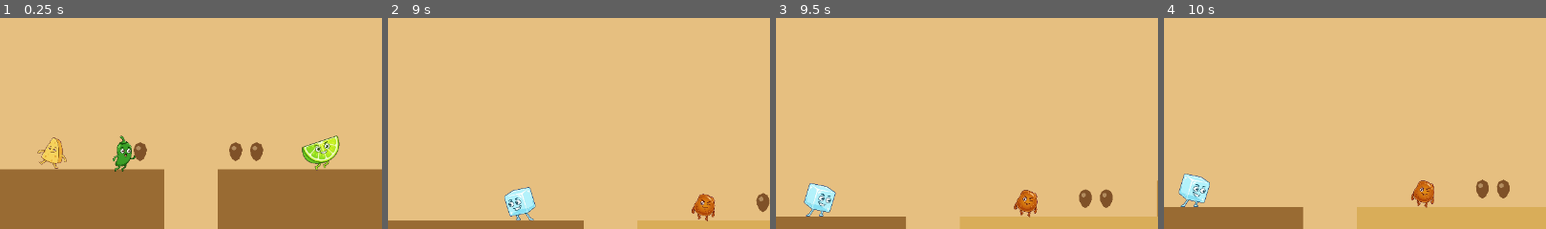
Above: before the commit, frames 1-4 (left to right).
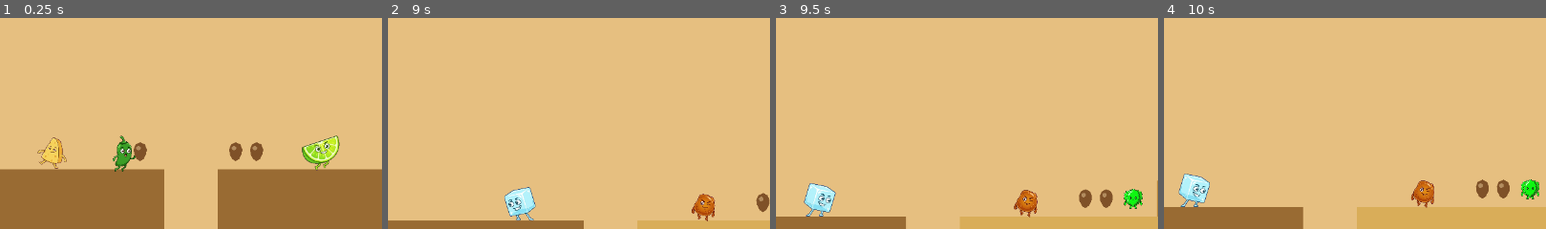
Above: after the commit, the same moments.

Repository: polkfarody/cornchipday
Game: Godot game, scene res://scenes/Level7.tscn
Two runs of this game, one before a commit and one after it. Both use one fixed random seed, a clock stepped at 60 frames per second and the inputs below. This scene is started directly instead of the project's main scene.
Inputs:
- Up to frame 1 (0.25 s): no input
- Up to frame 2 (9 s): tap Enter (ui_accept) at 0.5, 0.77, 1.52, 3.02, 3.77, 4.52, 6.02, 6.77, 7.52 s; hold Right (ui_right) 0.53-2.03 s; hold Left (ui_left) 2.03-2.78 s; hold Right (ui_right) 2.78-4.28 s; hold Left (ui_left) 4.28-5.03 s; hold Right (ui_right) 5.03-5.78 s; hold Left (ui_left) 5.78-7.28 s; hold Right (ui_right) from 7.28 s (still down)
- Up to frame 3 (9.5 s): keep holding Right (ui_right); tap Enter (ui_accept) at 9.02 s
- Up to frame 4 (10 s): release Right (ui_right) at 9.53 s; hold Left (ui_left) from 9.53 s (still down); tap Enter (ui_accept) at 9.77 s
The pictures show only the part of the screen within x 50-100%, y 50-100%; the shares and areas given below are measured in that part.

Frames 1-2 are identical in both runs. In frame 3, 0.4% of the frame differs, in the area x 91-96%, y 80-91%; in frame 4, 0.4%.

Commit message:
Rework Wrap finale into a carry-one-at-a-time delivery ritual

Diff:
--- a/scenes/Level7.tscn
+++ b/scenes/Level7.tscn
@@ -157,25 +157,31 @@
 position = Vector2(1635, 330)
 
 [node name="LettuceDelivery" parent="." groups=["wrap_delivery"] instance=ExtResource("10_lettuce")]
-position = Vector2(1850, 330)
+position = Vector2(1680, 330)
+carry_to_wrap = true
 
 [node name="CheeseDelivery" parent="." groups=["wrap_delivery"] instance=ExtResource("11_cheese_ing")]
-position = Vector2(1920, 330)
+position = Vector2(1820, 330)
+carry_to_wrap = true
 
 [node name="GuacDelivery" parent="." groups=["wrap_delivery"] instance=ExtResource("12_guac_ing")]
-position = Vector2(1990, 330)
+position = Vector2(1960, 330)
+carry_to_wrap = true
 
 [node name="WrapBoss" parent="." instance=ExtResource("2_wrap")]
 position = Vector2(2050, 330)
 
 [node name="TomatoDelivery" parent="." groups=["wrap_delivery"] instance=ExtResource("13_tomato_ing")]
-position = Vector2(2110, 330)
+position = Vector2(2140, 330)
+carry_to_wrap = true
 
 [node name="SourCreamDelivery" parent="." groups=["wrap_delivery"] instance=ExtResource("14_sourcream_ing")]
-position = Vector2(2180, 330)
+position = Vector2(2320, 330)
+carry_to_wrap = true
 
 [node name="CrunchyShellDelivery" parent="." groups=["wrap_delivery"] instance=ExtResource("15_crunchyshell_ing")]
-position = Vector2(2250, 330)
+position = Vector2(2500, 330)
+carry_to_wrap = true
 
 [node name="BonusPlatform1" type="StaticBody2D" parent="."]
 position = Vector2(1750, 330)
--- a/scripts/ingredient.gd
+++ b/scripts/ingredient.gd
@@ -7,15 +7,40 @@
 # lettuce, are the main token; lettuce stays an ingredient only).
 signal collected
 
+# Level 7 finale delivery ritual (Phase 4, confirmed 2026-07-20): set true
+# only on Level7.tscn's 6 wrap_delivery instances. Instead of instantly
+# collecting on touch, the item is picked up and follows the player
+# (player.gd's start_carrying()) until actually delivered to Wrap -- see
+# deliver() below, called by wrap.gd. Reusing this shared script via a flag
+# (rather than a dedicated scene per delivery item) keeps every delivery
+# item's existing unique visual (Sprite/Blob children) untouched.
+@export var carry_to_wrap: bool = false
+
 func _ready() -> void:
 	body_entered.connect(_on_body_entered)
 
 func _on_body_entered(body: Node) -> void:
 	if not body.is_in_group("player"):
 		return
+	if carry_to_wrap:
+		if not body.has_method("start_carrying") or not body.start_carrying(self):
+			return
+		set_deferred("monitoring", false)
+		set_deferred("monitorable", false)
+		return
 	set_deferred("monitoring", false)
 	collected.emit()
+	_play_collect_tween()
+
+func _play_collect_tween() -> void:
 	var tween := create_tween()
 	tween.tween_property(self, "scale", Vector2(1.6, 1.6), 0.2)
 	tween.parallel().tween_property(self, "modulate:a", 0.0, 0.2)
 	tween.tween_callback(queue_free)
+
+# Called by WrapBoss once this specific carried item is actually delivered
+# (jumped onto Wrap while carrying it) -- the carry_to_wrap equivalent of the
+# instant on-touch collect above.
+func deliver() -> void:
+	collected.emit()
+	_play_collect_tween()
--- a/scripts/player.gd
+++ b/scripts/player.gd
@@ -16,6 +16,7 @@
 const WOBBLE_AMPLITUDE := 6.0
 const WOBBLE_SPEED := 18.0
 const ICE_ACCEL := 300.0  # px/s^2 -- much softer than the instant velocity snap used off-ice, so input lags into a slide
+const CARRY_OFFSET := Vector2(0, -45)  # Wrap finale delivery ritual (Phase 4): held above Cornchip's head, clear of the sprite
 
 # Emitted on every hit (obstacle or enemy), whatever the source -- Level1
 # listens to this to track lives, so any new hazard type gets lives-tracking
@@ -48,6 +49,36 @@
 # trying to persist state across that boundary.
 var has_double_jump := false
 var air_jumps_used := 0
+
+# Wrap finale delivery ritual (Phase 4, confirmed 2026-07-20): carrying is
+# explicitly safe, not risky -- full jump/stomp stays available (this is a
+# plain reparent-and-follow, nothing here touches movement/jump/collision),
+# so carried_item just rides along as a child node. One at a time by design:
+# start_carrying() refuses a second item while one is already held.
+var carried_item: Node2D = null
+
+func start_carrying(item: Node2D) -> bool:
+	if carried_item != null:
+		return false
+	var old_parent := item.get_parent()
+	if old_parent:
+		old_parent.remove_child(item)
+	add_child(item)
+	item.position = CARRY_OFFSET
+	item.rotation = 0.0
+	carried_item = item
+	return true
+
+# Called by WrapBoss once the carried item is actually delivered -- hands
+# ownership back so the caller can free/animate it without the player still
+# tracking it as held.
+func take_carried_item() -> Node2D:
+	var item := carried_item
+	if item == null:
+		return null
+	remove_child(item)
+	carried_item = null
+	return item
 
 func _ready() -> void:
 	spawn_position = global_position
--- a/scripts/wrap.gd
+++ b/scripts/wrap.gd
@@ -1,14 +1,22 @@
 extends Node2D
 
 # The Wrap finale (characters.txt Bestiary by Level, Level 7): deliberately
-# not a boss.gd instance -- Wrap has no health, doesn't patrol, and isn't
-# defeated by combat. Tracks ingredient deliveries (any node in the
-# "wrap_delivery" group, same pattern level_base.gd already uses for
-# bean_token), lights up once all are in, then a jump-style landing on him
-# (same fall-and-land check every boss already uses for a stomp) completes
-# the game.
+# not a boss.gd instance -- Wrap has no health and isn't defeated by combat.
+#
+# Delivery ritual (Phase 4 rework, confirmed 2026-07-20): ingredients are no
+# longer auto-collected by walking over them (see ingredient.gd's
+# carry_to_wrap flag) -- the player carries one at a time and must jump onto
+# Wrap to drop it in, exactly like the final win jump, just repeated per
+# ingredient. Wrap starts drifting side to side within the arena as soon as
+# the first delivery lands, forcing the remaining drop-off jumps to be timed
+# rather than free -- explicitly safe per the confirmed decision (no attack,
+# no life cost, purely a moving target) and stops the instant the 6th lands.
+# The final "jump onto him to win" gesture only becomes live once all 6 are
+# in and he's reached his lit-up pose.
 
 @export var required_deliveries: int = 6
+@export var patrol_half_width: float = 150.0
+@export var move_speed: float = 55.0
 
 @onready var sprite: AnimatedSprite2D = $Sprite
 @onready var touch_area: Area2D = $TouchArea
@@ -16,30 +24,52 @@
 var deliveries_received := 0
 var is_lit_up := false
 var is_complete := false
+var base_x: float
+var patrol_direction := 1
 
 func _ready() -> void:
 	touch_area.body_entered.connect(_on_touch_area_body_entered)
-	for delivery in get_tree().get_nodes_in_group("wrap_delivery"):
-		delivery.collected.connect(_on_delivery_collected)
+	base_x = position.x
 	sprite.play("idle")
 
-func _on_delivery_collected() -> void:
-	if is_lit_up:
+func _process(delta: float) -> void:
+	if deliveries_received <= 0 or is_lit_up:
 		return
-	deliveries_received += 1
-	if deliveries_received >= required_deliveries:
-		_light_up()
+	position.x += patrol_direction * move_speed * delta
+	var offset := position.x - base_x
+	if offset > patrol_half_width:
+		patrol_direction = -1
+	elif offset < -patrol_half_width:
+		patrol_direction = 1
 
 func _light_up() -> void:
 	is_lit_up = true
+	position.x = base_x
 	sprite.play("celebrate")
 
 func _on_touch_area_body_entered(body: Node) -> void:
-	if is_complete or not is_lit_up or not body.is_in_group("player"):
+	if is_complete or not body.is_in_group("player"):
 		return
 	var is_jump_onto: bool = body.velocity.y > 0.0 and body.global_position.y < global_position.y - 10.0
 	if not is_jump_onto:
 		return
-	is_complete = true
-	if body.has_method("win_celebration"):
-		body.win_celebration()
+	if is_lit_up:
+		is_complete = true
+		if body.has_method("win_celebration"):
+			body.win_celebration()
+		return
+	if not is_lit_up and body.has_method("take_carried_item"):
+		var item: Node = body.take_carried_item()
+		if item == null or not item.is_in_group("wrap_delivery"):
+			return
+		item.deliver()
+		deliveries_received += 1
+		_bounce()
+		if deliveries_received >= required_deliveries:
+			_light_up()
+
+# Purely cosmetic delivery-received feedback -- no new art needed.
+func _bounce() -> void:
+	sprite.scale = Vector2(0.28, 0.28) * Vector2(1.15, 0.85)
+	var tween := create_tween()
+	tween.tween_property(sprite, "scale", Vector2(0.28, 0.28), 0.15)
Not shown, changed: feature.md
Not shown, changed: plan.md
